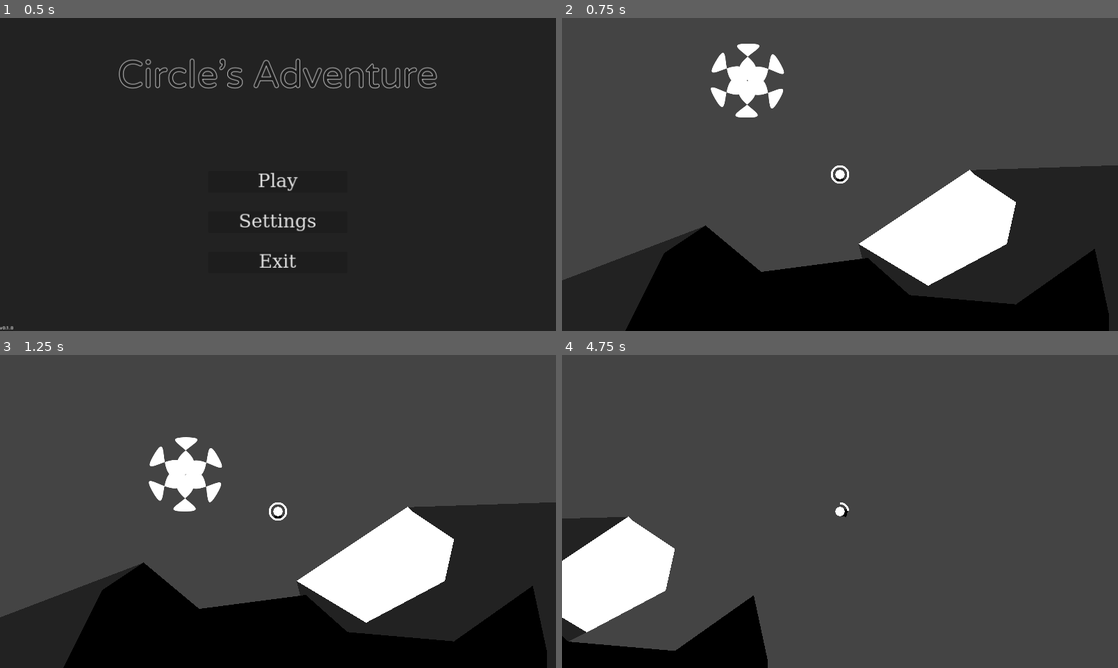
Above: before the commit, frames 1-4 (two rows, left to right).
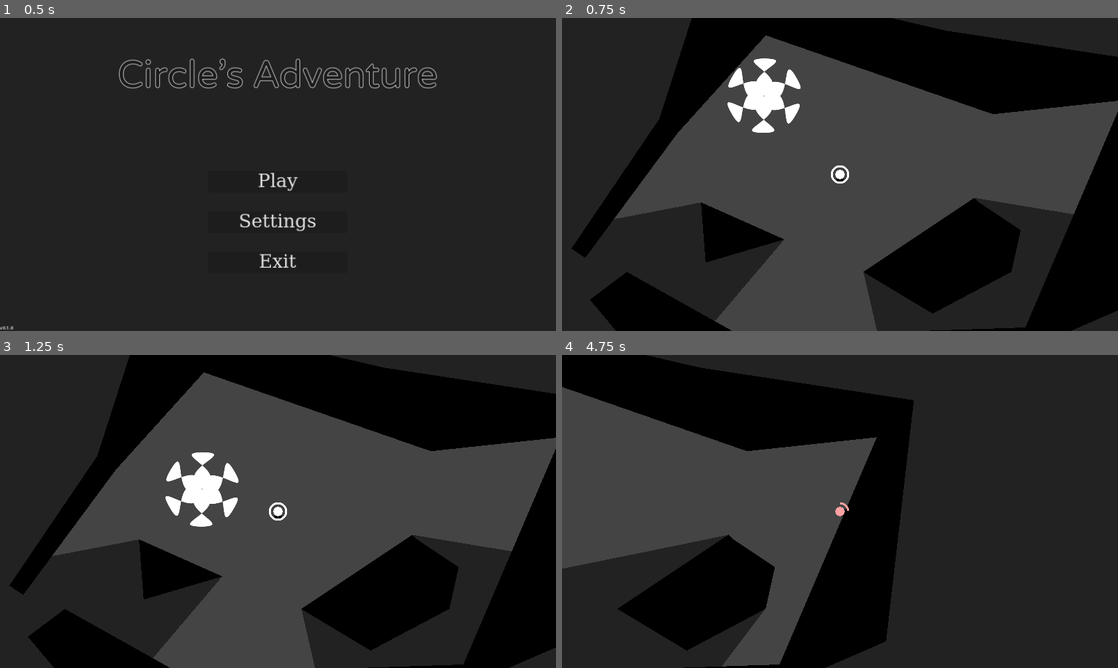
Above: after the commit, the same moments.

Repository: Quicksilver151/Circles-Adventure
Game: Godot game, scene res://Scenes/Menu.tscn
Two runs of this game, one before a commit and one after it. Both use one fixed random seed, a clock stepped at 60 frames per second and the inputs below. The engine's default icon, where the game draws it, is replaced by a stand-in: a white triangle on a blue panel in a dark square.
Inputs (mouse positions are in pixels of both pictures, inside the frame that each line leads up to):
- Up to frame 1 (0.5 s): no input
- Up to frame 2 (0.75 s): click "Play" at 0.5 s
- Up to frame 3 (1.25 s): no input
- Up to frame 4 (4.75 s): tap Enter (ui_accept) at 1.25, 1.52, 2.27, 3.77, 4.52 s; move the mouse to (962, 495) at 1.27 s; hold Shift (a_dash) 1.28-2.03 s; hold Right (ui_right) 1.28-2.78 s; move the mouse to (728, 527) at 2.02 s; tap Space (a_shoot) at 2.1, 3.6 s; move the mouse to (895, 442) at 2.77 s; hold Left (ui_left) 2.78-3.53 s; hold Shift (a_dash) 2.78-3.53 s; move the mouse to (812, 574) at 3.52 s; hold Right (ui_right) from 3.53 s (still down); move the mouse to (1006, 558) at 4.27 s; hold Shift (a_dash) from 4.28 s (still down)

Frame 1 is identical in both runs. In frame 2, 60% of the frame differs, in the area x 0-100%, y 0-100%; in frame 3, 60%; in frame 4, 79%.

Commit message:
Better (lighting + walls + player movement)

Diff:
--- a/Code/Menu.gd
+++ b/Code/Menu.gd
@@ -6,6 +6,7 @@
 	for node in $VBox/Buttons.get_children():
 		node.connect("name_pressed", button_press)
 
+
 func button_press(name):
 	match name:
 		"Play"    : get_tree().change_scene_to_file("res://Scenes/test_scene.tscn")
--- a/Code/Player.gd
+++ b/Code/Player.gd
@@ -14,6 +14,10 @@
 
 	$Charge.value = charge
 	charge = min(charge + delta*CHARGE_SPEED, 100)
+#	$Charge.tint_progress = lerp(Color.RED, Color.WHITE, charge/100)
+#	$Circle.modulate = lerp(Color.RED, Color.WHITE, charge/100)
+	modulate = lerp(Color.RED, Color.WHITE,  (log(charge)/4)**2.0)
+	print(log(charge))
 
 	if charge <= 0:
 		get_tree().change_scene_to_file("res://Scenes/Menu.tscn")
--- a/Components/TopDownMovement.gd
+++ b/Components/TopDownMovement.gd
@@ -9,10 +9,7 @@
 		get_velocity(delta)
 
 func get_velocity(delta):
-	var direction = Vector2(
-		Input.get_axis("ui_left","ui_right"),
-		Input.get_axis("ui_up","ui_down")
-		).normalized()
 
+	var direction = Input.get_vector("ui_left","ui_right","ui_up","ui_down")
 	character.velocity = direction * character.SPEED
 	character.move_and_slide()
--- a/Objects/ObjectAssets/ObjectAssetCode/OcclusionPolygon.gd
+++ b/Objects/ObjectAssets/ObjectAssetCode/OcclusionPolygon.gd
@@ -1,6 +1,8 @@
 extends Polygon2D
 class_name OcclusionPolygon
 
+#@export_subgroup("Collision","collision_")
+@export var collision = true
 
 func _ready():
 	var static_body = StaticBody2D.new()
@@ -8,6 +10,7 @@
 
 	var collision_pol = CollisionPolygon2D.new()
 	collision_pol.polygon = polygon
+	collision_pol.disabled = !collision
 	static_body.add_child(collision_pol)
 
 	var light_occluder = LightOccluder2D.new()
--- a/Objects/Player.tscn
+++ b/Objects/Player.tscn
@@ -34,6 +34,7 @@
 bullet_type = ExtResource("5_nm4ue")
 
 [node name="Circle" type="Sprite2D" parent="."]
+z_index = 1
 scale = Vector2(0.5, 0.5)
 texture = ExtResource("1_iighx")
 
@@ -41,6 +42,7 @@
 shape = SubResource("CircleShape2D_cxrn0")
 
 [node name="PointLight2D" type="PointLight2D" parent="."]
+range_z_max = 0
 range_layer_min = -1
 shadow_enabled = true
 texture = SubResource("GradientTexture2D_tckv4")
@@ -49,6 +51,7 @@
 [node name="Camera2D" type="Camera2D" parent="."]
 
 [node name="Charge" type="TextureProgressBar" parent="."]
+z_index = 1
 clip_contents = true
 anchors_preset = 8
 anchor_left = 0.5
--- a/Scenes/test_scene.tscn
+++ b/Scenes/test_scene.tscn
@@ -1,43 +1,41 @@
-[gd_scene load_steps=6 format=3 uid="uid://blvn6qcxvjlky"]
+[gd_scene load_steps=5 format=3 uid="uid://blvn6qcxvjlky"]
 
 [ext_resource type="PackedScene" uid="uid://bji0clkqbfs3c" path="res://Objects/Player.tscn" id="1_1a8dh"]
 [ext_resource type="Script" path="res://Objects/ObjectAssets/ObjectAssetCode/OcclusionPolygon.gd" id="1_bob33"]
 [ext_resource type="Texture2D" uid="uid://vprueybp3qx6" path="res://Assets/Sprites/Heal.svg" id="3_k2k53"]
-
-[sub_resource type="OccluderPolygon2D" id="OccluderPolygon2D_shw8r"]
-polygon = PackedVector2Array(-64, 256, 128, 416, 496, 368, 640, 496, 1008, 528, 1280, 336, 1328, 560, 1328, 736, 624, 880, 144, 672, -432, 800, -208, 352)
 
 [sub_resource type="CircleShape2D" id="CircleShape2D_8sd2y"]
 radius = 128.0
 
 [node name="TestScene" type="Node2D"]
 
+[node name="Walls" type="Node2D" parent="."]
+
+[node name="Wall1" type="Polygon2D" parent="Walls"]
+position = Vector2(288, 544)
+color = Color(0, 0, 0, 1)
+polygon = PackedVector2Array(848, 64, 464, 320, 704, 464, 976, 320, 1008, 176, 864, 80)
+script = ExtResource("1_bob33")
+
+[node name="Wall2" type="Polygon2D" parent="Walls"]
+color = Color(0, 0, 0, 1)
+polygon = PackedVector2Array(-192, 960, 320, 1568, 1680, 976, 1776, 144, 1040, 32, 208, -160, 48, 336, -256, 784, -208, 816, 112, 384, 416, 48, 1200, 320, 1648, 272, 1312, 1056, 336, 1088, -64, 864)
+script = ExtResource("1_bob33")
+
+[node name="Wall3" type="Polygon2D" parent="Walls"]
+color = Color(0, 0, 0, 1)
+polygon = PackedVector2Array(192, 624, 208, 832, 480, 752)
+script = ExtResource("1_bob33")
+
 [node name="Polygon2D" type="Polygon2D" parent="."]
 visible = false
 color = Color(0.152941, 0.152941, 0.152941, 1)
 polygon = PackedVector2Array(-240, -272, 1552, -304, 2400, -128, 2272, 1696, -704, 1712, -544, 96)
 
-[node name="OcclusionPolygon" type="Polygon2D" parent="."]
-position = Vector2(272, 448)
-polygon = PackedVector2Array(848, 64, 464, 320, 704, 464, 976, 320, 1008, 176, 864, 80)
-script = ExtResource("1_bob33")
-
-[node name="Ground" type="StaticBody2D" parent="."]
-position = Vector2(272, 448)
-
-[node name="CollisionPolygon2D" type="CollisionPolygon2D" parent="Ground"]
-polygon = PackedVector2Array(-64, 256, 128, 416, 496, 368, 640, 496, 1008, 528, 1280, 336, 1328, 560, 1328, 736, 624, 880, 144, 672, -432, 800, -208, 352)
-
-[node name="CollisionPolygon2D2" type="Polygon2D" parent="Ground"]
-color = Color(0, 0, 0, 1)
-polygon = PackedVector2Array(-64, 256, 128, 416, 496, 368, 640, 496, 1008, 528, 1280, 336, 1328, 560, 1328, 736, 624, 880, 144, 672, -432, 800, -208, 352)
-
-[node name="LightOccluder2D" type="LightOccluder2D" parent="Ground"]
-occluder = SubResource("OccluderPolygon2D_shw8r")
-
 [node name="Player" parent="." instance=ExtResource("1_1a8dh")]
 position = Vector2(672, 528)
 motion_mode = 0
+metadata/_edit_lock_ = true
 
 [node name="RigidBody2D" type="RigidBody2D" parent="." groups=["destructable", "enemy"]]
 position = Vector2(352, 192)
